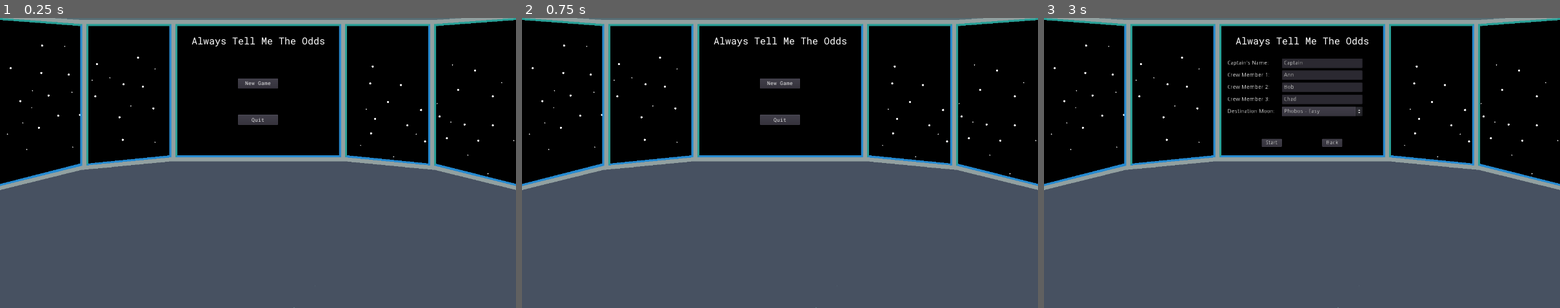
Above: before the commit, frames 1-3 (left to right).
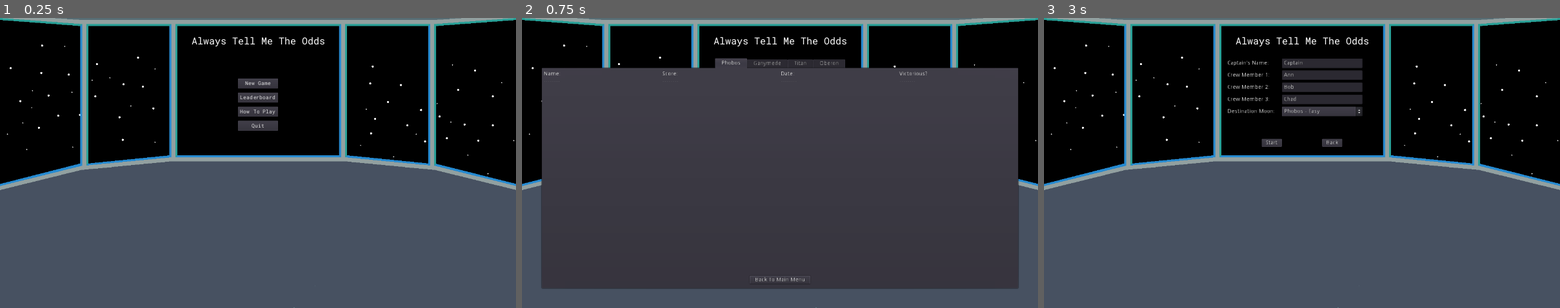
Above: after the commit, the same moments.

Repository: cparlette/alwaystellmetheodds
Game: Godot game, scene res://MainMenu.tscn
The game is run twice, just before and just after one commit, with the same random seed, the same clock (stepped at 60 frames per second) and the same inputs.
Inputs (mouse positions are in pixels of both pictures, inside the frame that each line leads up to):
- Up to frame 1 (0.25 s): no input
- Up to frame 2 (0.75 s): click (780, 96) at 0.5 s, where only the run after the commit has a clickable "Leaderboard"
- Up to frame 3 (3 s): click (1302, 279) at 1.25 s, where only the run after the commit has a clickable "Back To Main Menu"; click (1302, 110) at 2 s, where only the run after the commit has a clickable "How To Play"; click "New Game" at 2.75 s

The runs differ from the first frame. In frame 1, 0.8% of the frame differs, in the area x 46-54%, y 25-39%; in frame 2, 71%, in the area x 3-97%, y 13-94%; in frame 3, nothing differs.
Error after the commit: Unable to iterate on object of type 'Nil'. (res://MainMenu.gd:83)

Commit message:
Leaderboard display using tabcontainer

Diff:
--- a/MainMenu.gd
+++ b/MainMenu.gd
@@ -1,7 +1,10 @@
 extends Node2D
+
+var getLeaderboardAPI = "https://l97hrnxo39.execute-api.us-east-1.amazonaws.com/default/atmto-getLeaderboard"
 
 func _ready():
 	$EnterNameMenu.visible = false
+	$Leaderboard.visible = false
 	$NewGameMenu.visible = true
 	for moonNum in globals.possibleMoons:
 		var moon = globals.possibleMoons[moonNum]
@@ -9,6 +12,7 @@
 		optionString += " - " + moon['difficulty']
 		$EnterNameMenu/MoonOption.add_item(optionString, moon['moonID'])
 	$EnterNameMenu/MoonOption.selected = 0
+	buildLeaderboard()
 
 func _input(event):
 	if event.is_action_pressed("ui_cancel"):
@@ -55,3 +59,82 @@
 
 func _on_MoonOption_item_selected(index):
 	globals.destinationMoon = globals.possibleMoons[$EnterNameMenu/MoonOption.get_item_id(index)]
+
+
+func _on_Leaderboard_pressed():
+	$EnterNameMenu.visible = false
+	$NewGameMenu.visible = false
+	$Leaderboard.visible = true
+
+
+func _on_HowToPlay_pressed():
+	pass # Replace with function body.
+
+func buildLeaderboard():
+	$Leaderboard/HTTPRequest.request(getLeaderboardAPI)
+
+
+func _on_HTTPRequest_request_completed(result, response_code, headers, body):
+	var json = parse_json(body.get_string_from_utf8())
+	var phobos = []
+	var ganymede = []
+	var titan = []
+	var oberon = []
+	for entry in json:
+		if entry['moon'] == "Phobos":
+			phobos.append(entry)
+		elif entry['moon'] == "Ganymede":
+			ganymede.append(entry)
+		elif entry['moon'] == "Titan":
+			titan.append(entry)
+		elif entry['moon'] == "Oberon":
+			oberon.append(entry)
+	phobos.sort_custom(MyCustomSorter, "customComparison")
+	ganymede.sort_custom(MyCustomSorter, "customComparison")
+	titan.sort_custom(MyCustomSorter, "customComparison")
+	oberon.sort_custom(MyCustomSorter, "customComparison")
+	displayScores(phobos, $Leaderboard/TabContainer/Phobos)
+	displayScores(ganymede, $Leaderboard/TabContainer/Ganymede)
+	displayScores(titan, $Leaderboard/TabContainer/Titan)
+	displayScores(oberon, $Leaderboard/TabContainer/Oberon)
+
+func displayScores(scoreList, hbox):
+	var maxEntriesToShow = 25
+	var currentEntries = 0
+	for entry in scoreList:
+		if currentEntries < maxEntriesToShow:
+			currentEntries += 1
+			var newName = Label.new()
+			newName.text = entry['name']
+			var newScore = Label.new()
+			newScore.text = str(entry['score'])
+			var newDate = Label.new()
+			var dateDict = OS.get_datetime_from_unix_time(int(entry['timestamp']))
+			newDate.text = str(dateDict['year']) + "-" + str(dateDict['month']) + "-" + str(dateDict['day'])
+			var newVictory = Label.new()
+			if int(entry['victory']) == 0:
+				newVictory.text = "No"
+			else:
+				newVictory.text = "Yes!"
+			hbox.get_node("Name").add_child(newName)
+			hbox.get_node("Score").add_child(newScore)
+			hbox.get_node("Date").add_child(newDate)
+			hbox.get_node("Victory").add_child(newVictory)
+
+class MyCustomSorter:
+	static func customComparison(a, b):
+		if int(a['score']) > int(b['score']):
+			return true
+		elif int(a['score']) < int(b['score']):
+			return false
+		else:
+			if int(a['timestamp']) < int(b['timestamp']):
+				return true
+			else:
+				return false
+
+
+func _on_BackToMainMenuFromLeaderboard_pressed():
+	$EnterNameMenu.visible = false
+	$Leaderboard.visible = false
+	$NewGameMenu.visible = true
--- a/MainMenu.tscn
+++ b/MainMenu.tscn
@@ -34,7 +34,6 @@
 }
 
 [node name="NewGameMenu" type="Control" parent="."]
-visible = false
 margin_right = 40.0
 margin_bottom = 40.0
 __meta__ = {
@@ -52,11 +51,33 @@
 "_edit_use_anchors_": false
 }
 
+[node name="Leaderboard" type="Button" parent="NewGameMenu"]
+margin_left = 590.0
+margin_top = 185.0
+margin_right = 690.0
+margin_bottom = 210.0
+custom_fonts/font = ExtResource( 5 )
+text = "Leaderboard"
+__meta__ = {
+"_edit_use_anchors_": false
+}
+
+[node name="HowToPlay" type="Button" parent="NewGameMenu"]
+margin_left = 590.0
+margin_top = 220.0
+margin_right = 690.0
+margin_bottom = 245.0
+custom_fonts/font = ExtResource( 5 )
+text = "How To Play"
+__meta__ = {
+"_edit_use_anchors_": false
+}
+
 [node name="Quit" type="Button" parent="NewGameMenu"]
 margin_left = 590.0
-margin_top = 240.0
+margin_top = 255.0
 margin_right = 690.0
-margin_bottom = 265.0
+margin_bottom = 280.0
 custom_fonts/font = ExtResource( 5 )
 text = "Quit"
 __meta__ = {
@@ -64,6 +85,7 @@
 }
 
 [node name="EnterNameMenu" type="Control" parent="."]
+visible = false
 margin_left = 440.0
 margin_top = 100.0
 margin_right = 840.0
@@ -189,8 +211,276 @@
 __meta__ = {
 "_edit_use_anchors_": false
 }
+
+[node name="Leaderboard" type="Control" parent="."]
+margin_left = 50.0
+margin_top = 100.0
+margin_right = 1230.0
+margin_bottom = 670.0
+__meta__ = {
+"_edit_use_anchors_": false
+}
+
+[node name="TabContainer" type="TabContainer" parent="Leaderboard"]
+anchor_right = 1.0
+anchor_bottom = 1.0
+__meta__ = {
+"_edit_use_anchors_": false
+}
+
+[node name="Phobos" type="HBoxContainer" parent="Leaderboard/TabContainer"]
+anchor_right = 1.0
+anchor_bottom = 1.0
+margin_left = 4.0
+margin_top = 32.0
+margin_right = 4.0
+margin_bottom = 32.0
+
+[node name="Name" type="VBoxContainer" parent="Leaderboard/TabContainer/Phobos"]
+margin_right = 292.0
+margin_bottom = 570.0
+size_flags_horizontal = 3
+custom_constants/separation = 2
+
+[node name="Label" type="Label" parent="Leaderboard/TabContainer/Phobos/Name"]
+margin_right = 292.0
+margin_bottom = 31.0
+text = "Name:
+--------"
+
+[node name="Score" type="VBoxContainer" parent="Leaderboard/TabContainer/Phobos"]
+margin_left = 296.0
+margin_right = 588.0
+margin_bottom = 570.0
+size_flags_horizontal = 3
+custom_constants/separation = 2
+
+[node name="Label" type="Label" parent="Leaderboard/TabContainer/Phobos/Score"]
+margin_right = 292.0
+margin_bottom = 31.0
+text = "Score:
+--------"
+
+[node name="Date" type="VBoxContainer" parent="Leaderboard/TabContainer/Phobos"]
+margin_left = 592.0
+margin_right = 884.0
+margin_bottom = 570.0
+size_flags_horizontal = 3
+custom_constants/separation = 2
+
+[node name="Label" type="Label" parent="Leaderboard/TabContainer/Phobos/Date"]
+margin_right = 292.0
+margin_bottom = 31.0
+text = "Date:
+--------"
+
+[node name="Victory" type="VBoxContainer" parent="Leaderboard/TabContainer/Phobos"]
+margin_left = 888.0
+margin_right = 1180.0
+margin_bottom = 570.0
+size_flags_horizontal = 3
+custom_constants/separation = 2
+
+[node name="Label" type="Label" parent="Leaderboard/TabContainer/Phobos/Victory"]
+margin_right = 292.0
+margin_bottom = 31.0
+text = "Victorious?
+--------"
+
+[node name="Ganymede" type="HBoxContainer" parent="Leaderboard/TabContainer"]
+visible = false
+anchor_right = 1.0
+anchor_bottom = 1.0
+margin_left = 4.0
+margin_top = 32.0
+margin_right = -4.0
+margin_bottom = -4.0
+
+[node name="Name" type="VBoxContainer" parent="Leaderboard/TabContainer/Ganymede"]
+margin_right = 292.0
+margin_bottom = 570.0
+size_flags_horizontal = 3
+custom_constants/separation = 2
+
+[node name="Label" type="Label" parent="Leaderboard/TabContainer/Ganymede/Name"]
+margin_right = 292.0
+margin_bottom = 31.0
+text = "Name:
+--------"
+
+[node name="Score" type="VBoxContainer" parent="Leaderboard/TabContainer/Ganymede"]
+margin_left = 296.0
+margin_right = 588.0
+margin_bottom = 570.0
+size_flags_horizontal = 3
+custom_constants/separation = 2
+
+[node name="Label" type="Label" parent="Leaderboard/TabContainer/Ganymede/Score"]
+margin_right = 292.0
+margin_bottom = 31.0
+text = "Score:
+--------"
+
+[node name="Date" type="VBoxContainer" parent="Leaderboard/TabContainer/Ganymede"]
+margin_left = 592.0
+margin_right = 884.0
+margin_bottom = 570.0
+size_flags_horizontal = 3
+custom_constants/separation = 2
+
+[node name="Label" type="Label" parent="Leaderboard/TabContainer/Ganymede/Date"]
+margin_right = 292.0
+margin_bottom = 31.0
+text = "Date:
+--------"
+
+[node name="Victory" type="VBoxContainer" parent="Leaderboard/TabContainer/Ganymede"]
+margin_left = 888.0
+margin_right = 1180.0
+margin_bottom = 570.0
+size_flags_horizontal = 3
+custom_constants/separation = 2
+
+[node name="Label" type="Label" parent="Leaderboard/TabContainer/Ganymede/Victory"]
+margin_right = 292.0
+margin_bottom = 31.0
+text = "Victorious?
+--------"
+
+[node name="Titan" type="HBoxContainer" parent="Leaderboard/TabContainer"]
+visible = false
+anchor_right = 1.0
+anchor_bottom = 1.0
+margin_left = 4.0
+margin_top = 32.0
+margin_right = -4.0
+margin_bottom = -4.0
+
+[node name="Name" type="VBoxContainer" parent="Leaderboard/TabContainer/Titan"]
+margin_right = 292.0
+margin_bottom = 570.0
+size_flags_horizontal = 3
+custom_constants/separation = 2
+
+[node name="Label" type="Label" parent="Leaderboard/TabContainer/Titan/Name"]
+margin_right = 292.0
+margin_bottom = 31.0
+text = "Name:
+--------"
+
+[node name="Score" type="VBoxContainer" parent="Leaderboard/TabContainer/Titan"]
+margin_left = 296.0
+margin_right = 588.0
+margin_bottom = 570.0
+size_flags_horizontal = 3
+custom_constants/separation = 2
+
+[node name="Label" type="Label" parent="Leaderboard/TabContainer/Titan/Score"]
+margin_right = 292.0
+margin_bottom = 31.0
+text = "Score:
+--------"
+
+[node name="Date" type="VBoxContainer" parent="Leaderboard/TabContainer/Titan"]
+margin_left = 592.0
+margin_right = 884.0
+margin_bottom = 570.0
+size_flags_horizontal = 3
+custom_constants/separation = 2
+
+[node name="Label" type="Label" parent="Leaderboard/TabContainer/Titan/Date"]
+margin_right = 292.0
+margin_bottom = 31.0
+text = "Date:
+--------"
+
+[node name="Victory" type="VBoxContainer" parent="Leaderboard/TabContainer/Titan"]
+margin_left = 888.0
+margin_right = 1180.0
+margin_bottom = 570.0
+size_flags_horizontal = 3
+custom_constants/separation = 2
+
+[node name="Label" type="Label" parent="Leaderboard/TabContainer/Titan/Victory"]
+margin_right = 292.0
+margin_bottom = 31.0
+text = "Victorious?
+--------"
+
+[node name="Oberon" type="HBoxContainer" parent="Leaderboard/TabContainer"]
+visible = false
+anchor_right = 1.0
+anchor_bottom = 1.0
+margin_left = 4.0
+margin_top = 32.0
+margin_right = -4.0
+margin_bottom = -4.0
+
+[node name="Name" type="VBoxContainer" parent="Leaderboard/TabContainer/Oberon"]
+margin_right = 292.0
+margin_bottom = 570.0
+size_flags_horizontal = 3
+custom_constants/separation = 2
+
+[node name="Label" type="Label" parent="Leaderboard/TabContainer/Oberon/Name"]
+margin_right = 292.0
+margin_bottom = 31.0
+text = "Name:
+--------"
+
+[node name="Score" type="VBoxContainer" parent="Leaderboard/TabContainer/Oberon"]
+margin_left = 296.0
+margin_right = 588.0
+margin_bottom = 570.0
+size_flags_horizontal = 3
+custom_constants/separation = 2
+
+[node name="Label" type="Label" parent="Leaderboard/TabContainer/Oberon/Score"]
+margin_right = 292.0
+margin_bottom = 31.0
+text = "Score:
+--------"
+
+[node name="Date" type="VBoxContainer" parent="Leaderboard/TabContainer/Oberon"]
+margin_left = 592.0
+margin_right = 884.0
+margin_bottom = 570.0
+size_flags_horizontal = 3
+custom_constants/separation = 2
+
+[node name="Label" type="Label" parent="Leaderboard/TabContainer/Oberon/Date"]
+margin_right = 292.0
+margin_bottom = 31.0
+text = "Date:
+--------"
+
+[node name="Victory" type="VBoxContainer" parent="Leaderboard/TabContainer/Oberon"]
+margin_left = 888.0
+margin_right = 1180.0
+margin_bottom = 570.0
+size_flags_horizontal = 3
+custom_constants/separation = 2
+
+[node name="Label" type="Label" parent="Leaderboard/TabContainer/Oberon/Victory"]
+margin_right = 292.0
+margin_bottom = 31.0
+text = "Victorious?
+--------"
+
+[node name="HTTPRequest" type="HTTPRequest" parent="Leaderboard"]
+
+[node name="BackToMainMenuFromLeaderboard" type="Button" parent="Leaderboard"]
+margin_left = 515.0
+margin_top = 540.0
+margin_right = 665.0
+margin_bottom = 560.0
+text = "Back To Main Menu"
 [connection signal="pressed" from="NewGameMenu/NewGame" to="." method="_on_NewGame_pressed"]
+[connection signal="pressed" from="NewGameMenu/Leaderboard" to="." method="_on_Leaderboard_pressed"]
+[connection signal="pressed" from="NewGameMenu/HowToPlay" to="." method="_on_HowToPlay_pressed"]
 [connection signal="pressed" from="NewGameMenu/Quit" to="." method="_on_Quit_pressed"]
 [connection signal="item_selected" from="EnterNameMenu/MoonOption" to="." method="_on_MoonOption_item_selected"]
 [connection signal="pressed" from="EnterNameMenu/StartGameButton" to="." method="_on_StartGameButton_pressed"]
 [connection signal="pressed" from="EnterNameMenu/BackButton" to="." method="_on_BackButton_pressed"]
+[connection signal="request_completed" from="Leaderboard/HTTPRequest" to="." method="_on_HTTPRequest_request_completed"]
+[connection signal="pressed" from="Leaderboard/BackToMainMenuFromLeaderboard" to="." method="_on_BackToMainMenuFromLeaderboard_pressed"]
